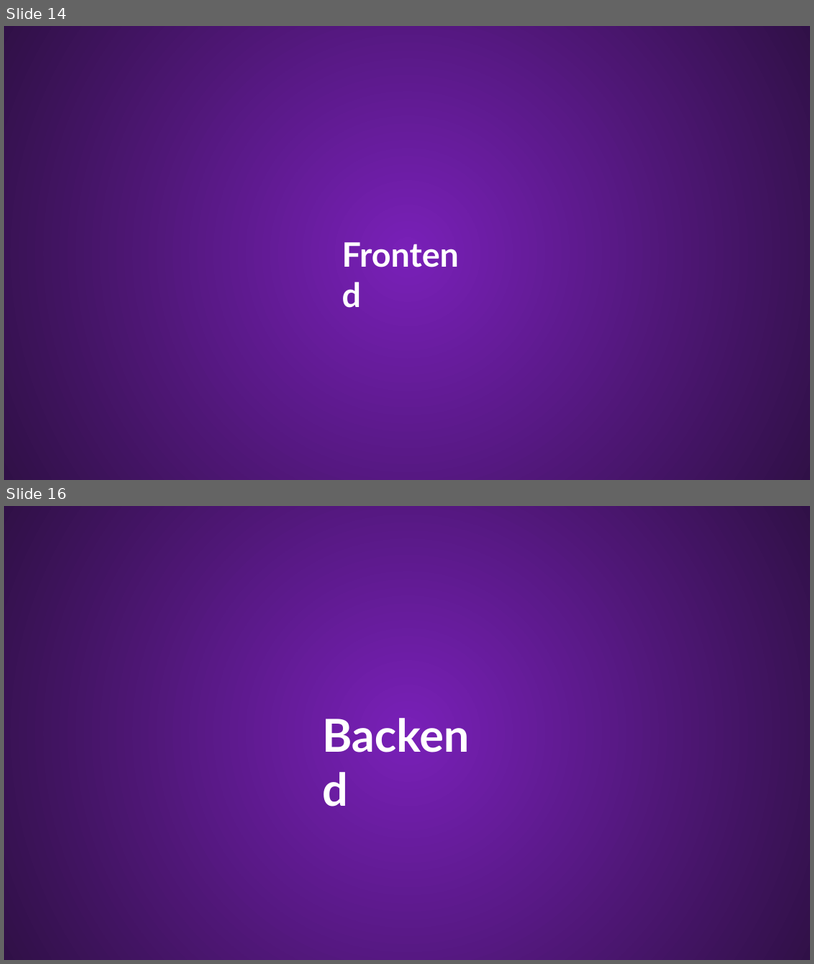
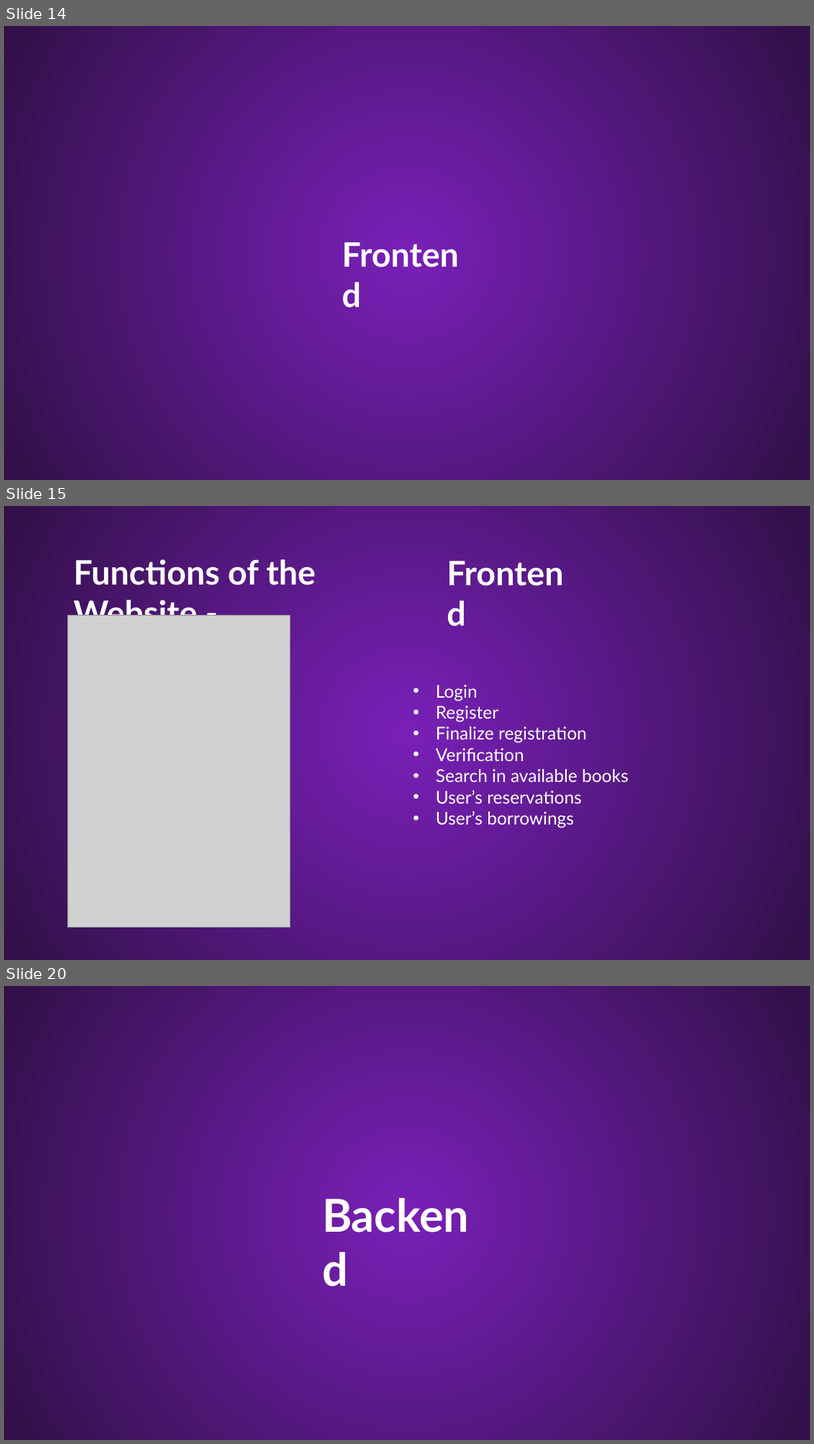
Before and after one commit to Palacsinta002/LMS, a slide deck: Presentation/LMS Presentation.pptx. Shown one above the other, each under a label of ours: slides 14 and 16 before the commit, slides 14, 15 and 20 after it; the slides between them are not shown. The pictures are 814x964 and 814x1444 pixels, drawn with LibreOffice and Linux fonts; fonts in the diff are those of the drawing; grey boxes stand for pictures; background and template pictures are left out. Boxes give left, top, right and bottom in pixels: in the first picture for what was removed or moved away, otherwise in the second. Text is boxed around its words. In the diff, an @@ line names an element or a change of style, - is before the commit and + after.

```diff
--- a/Presentation/LMS Presentation.pptx
+++ b/Presentation/LMS Presentation.pptx
@@ slide 15 added at <box>4,506,810,960</box>, background #54167F; not listed: 1 template element that a slide beside it also shows @@
@@ text added at <box>441,546,581,597</box>, 40 pt, text #FFFFFF, bold @@
+Frontend
@@ text added at <box>74,559,316,615</box>, 40 pt, text #FFFFFF, bold @@
+Functions of the Website -
@@ picture added at <box>67,615,290,927</box> @@
@@ text added at <box>436,685,629,828</box>, 21 pt, text #FFFFFF @@
+• Login
+• Register
+• Finalize registration
+• Verification
+• Search in available books
+• User’s reservations
+• User’s borrowings
@@ what was slide 16 is now slide 20 @@
```
Also in this commit, not shown: 1 slide changed, 3 other slides added, 1 other file.
